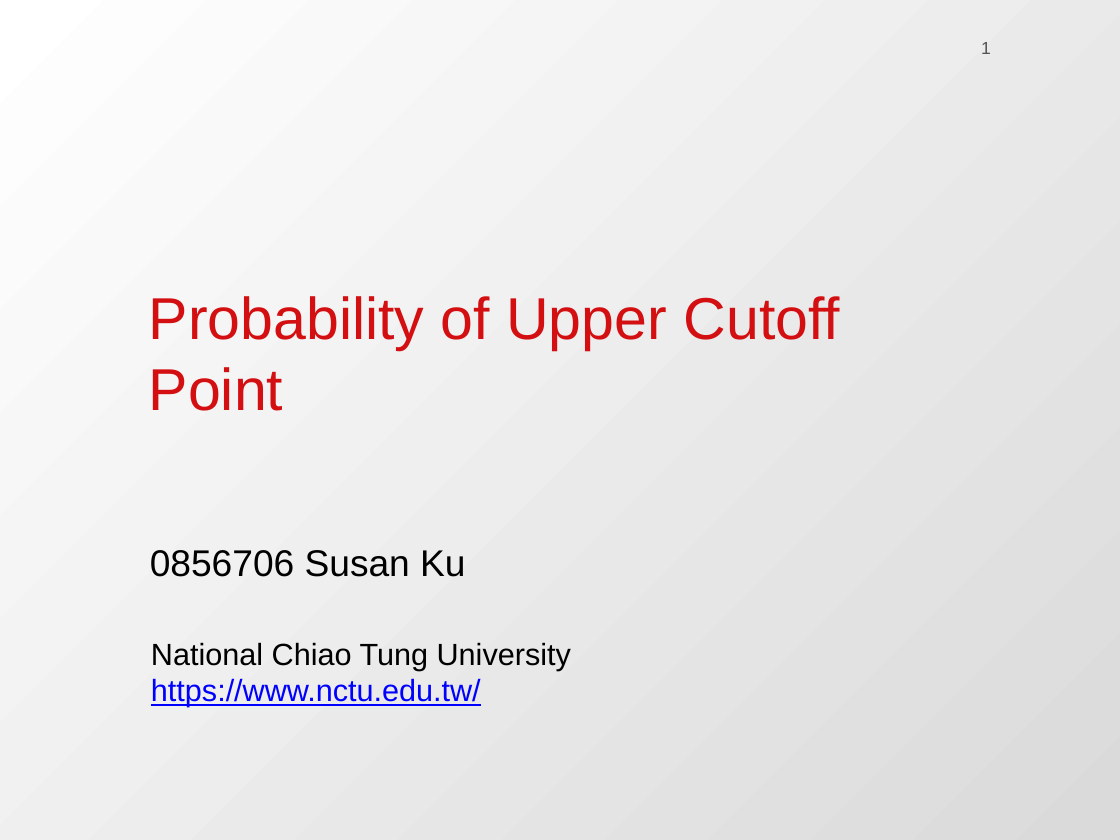
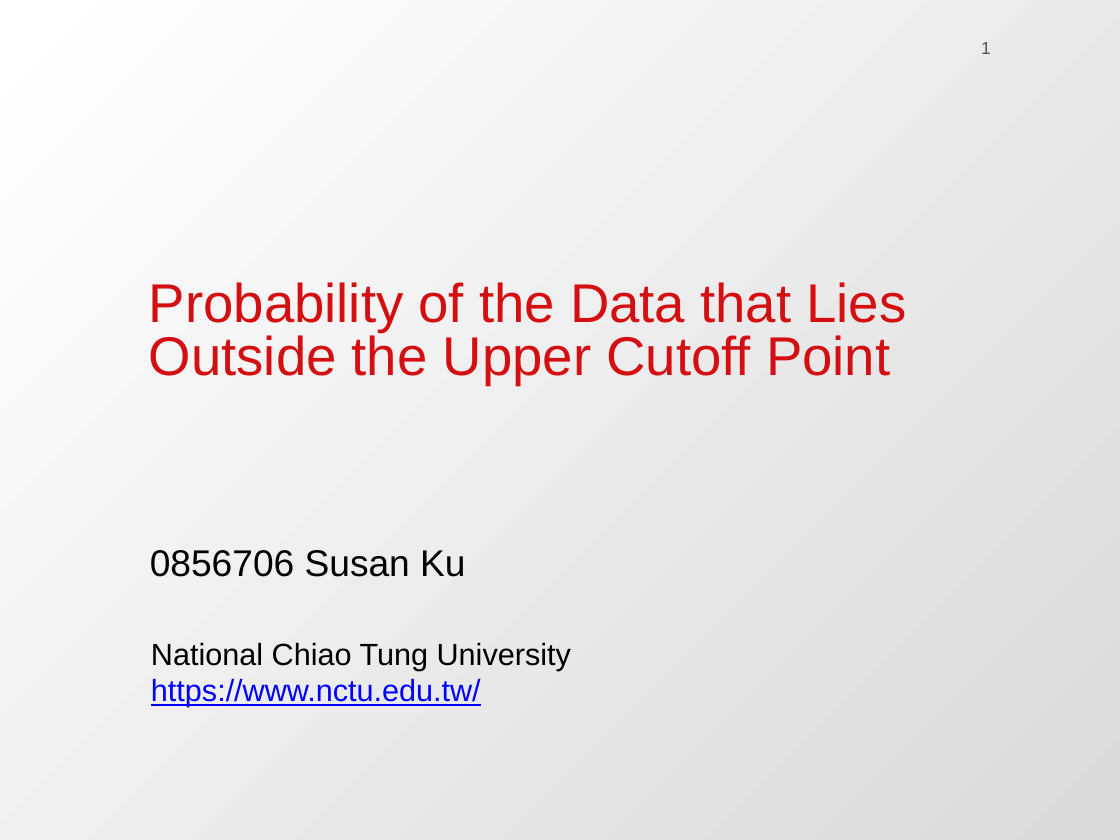
Before and after one commit to QuantLet/SDA_2020_NCTU, a slide deck: slide 1 of Susan/HW4_Upper Cutoff Point/2020 SDA I NCTU_0856706_HW4.pptx. Drawn at 1120x840 pixels with LibreOffice and Linux fonts; fonts in the diff are those of the drawing; background and template pictures are left out. Boxes give left, top, right and bottom in pixels: in the first picture for what was removed or moved away, otherwise in the second. Text is boxed around its words. In the diff, an @@ line names an element or a change of style, - is before the commit and + after.

```diff
--- a/Susan/HW4_Upper Cutoff Point/2020 SDA I NCTU_0856706_HW4.pptx
+++ b/Susan/HW4_Upper Cutoff Point/2020 SDA I NCTU_0856706_HW4.pptx
@@ text at (149,282,906,385): text changed; size 54 to 50 pt @@
-Probability of Upper Cutoff Point
+Probability of the Data that Lies Outside the Upper Cutoff Point
```
Also in this commit, not shown: 3 other slides changed.
